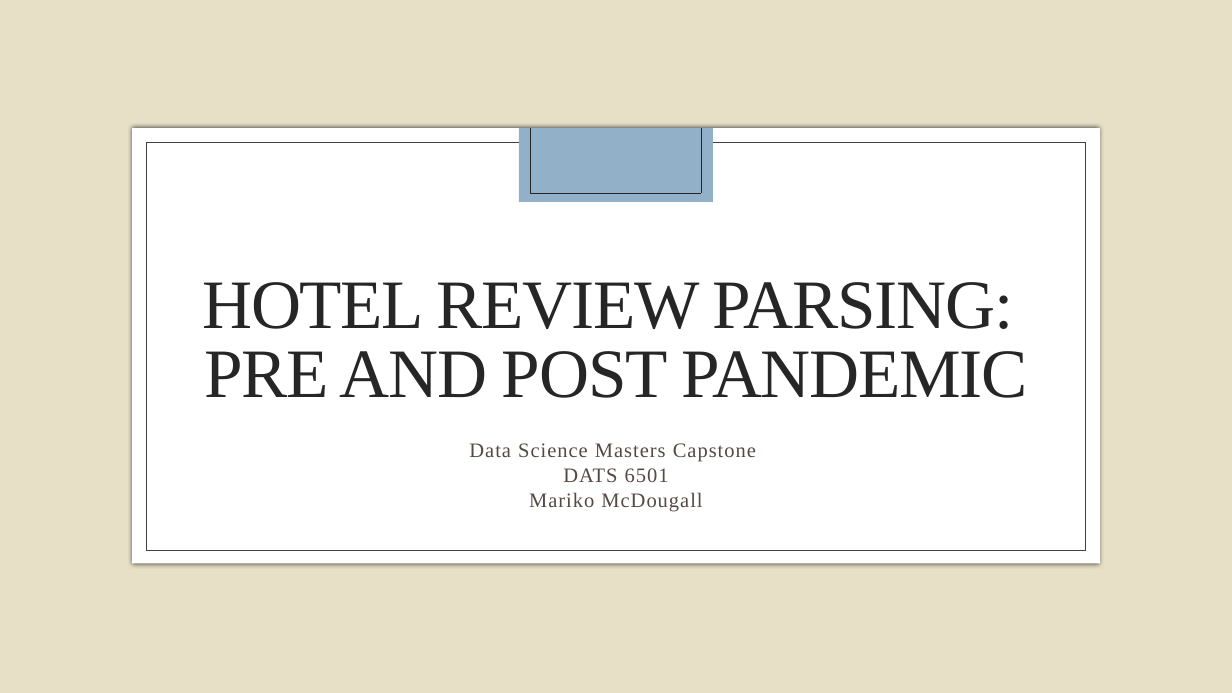
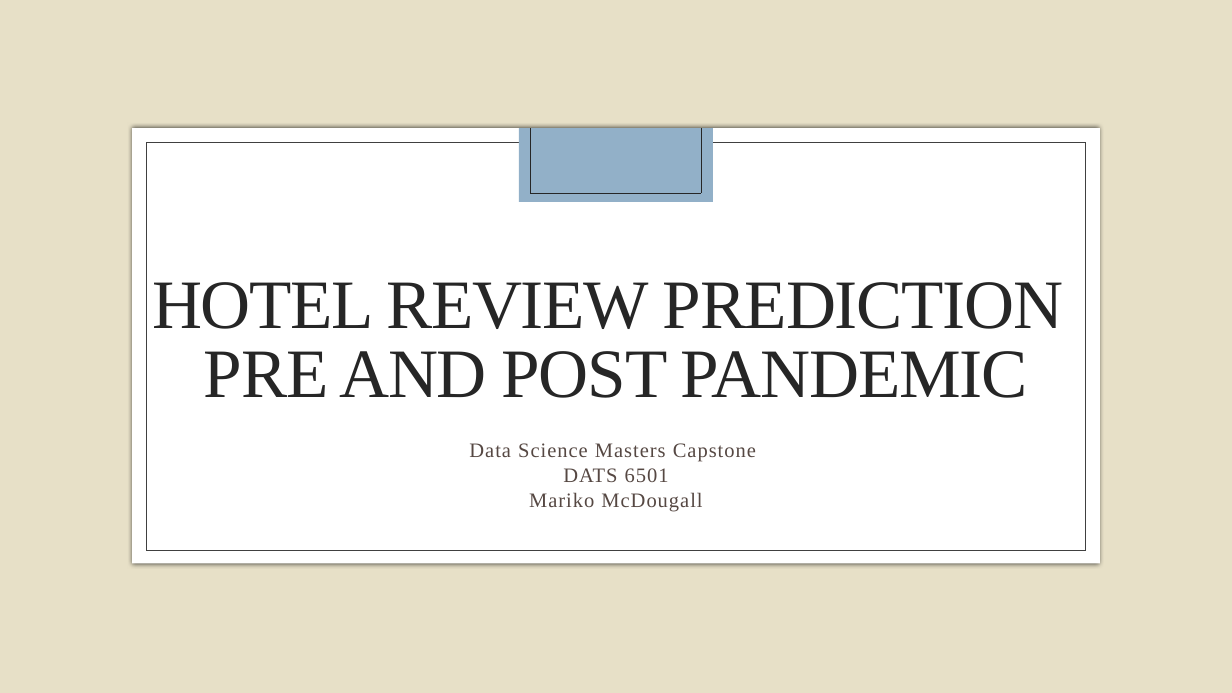
Before and after one commit to m-mcdougall/Capstone-DATS6501, a slide deck: slide 1 of Capstone Presentation.pptx. Drawn at 1232x693 pixels with LibreOffice and Linux fonts; fonts in the diff are those of the drawing; background and template pictures are left out. Boxes give left, top, right and bottom in pixels: in the first picture for what was removed or moved away, otherwise in the second. Text is boxed around its words. In the diff, an @@ line names an element or a change of style, - is before the commit and + after.

Commit message:
Rweorder_pandemic_adjustment

```diff
--- a/Capstone Presentation.pptx
+++ b/Capstone Presentation.pptx
@@ title at box(152, 282, 1063, 398): text changed @@
-HOTEL REVIEW PARSING:
-PRE AND POST PANDEMIC
+HOTEL REVIEW PREDICTION
+PRE AND POST PANDEMIC
```
Also in this commit, not shown: 4 other slides changed, 2 slides removed, 4 other files.
